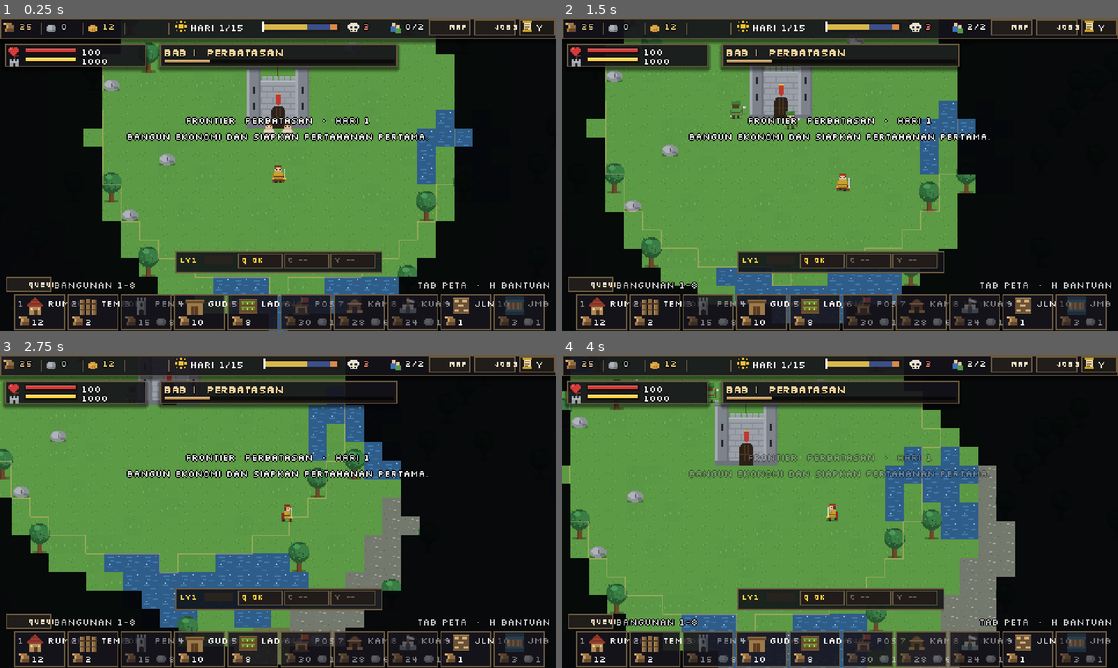
Above: before the commit, frames 1-4 (two rows, left to right).
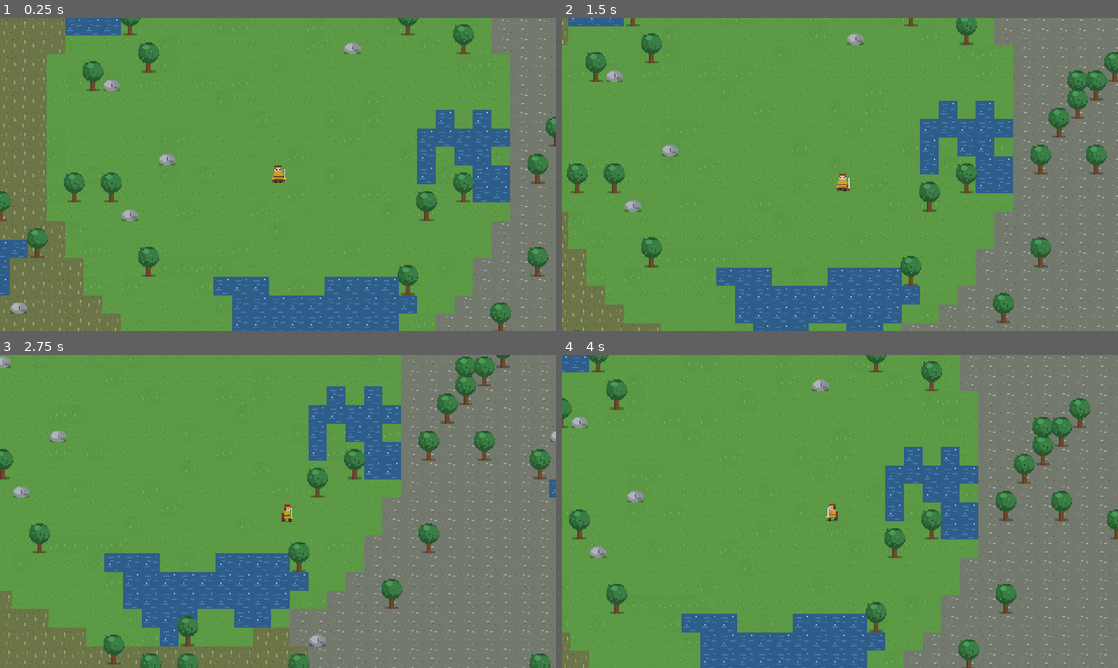
Above: after the commit, the same moments.

Repository: shimleabyte/hold-the-keep
Game: Godot game, scene res://scenes/main.tscn
Two runs of this game, one before a commit and one after it. Both use one fixed random seed, a clock stepped at 60 frames per second and the inputs below.
Inputs (mouse positions are in pixels of both pictures, inside the frame that each line leads up to):
- Up to frame 1 (0.25 s): no input
- Up to frame 2 (1.5 s): tap Enter at 0.5 s; move the mouse to (962, 158) at 0.52 s; hold D (move_right) 0.53-1.28 s; tap T at 0.6 s; click (962, 158) at 0.67 s; tap Space at 0.77 s; tap M at 0.8, 1.35 s; move the mouse to (728, 190) at 1.27 s; hold S (move_down) from 1.28 s (still down)
- Up to frame 3 (2.75 s): tap Space at 1.52 s; tap K at 1.55, 2.1 s; move the mouse to (333, 442) at 2.02 s; release S (move_down) at 2.03 s; hold D (move_right) from 2.03 s (still down); tap B at 2.3 s
- Up to frame 4 (4 s): move the mouse to (812, 574) at 2.77 s; release D (move_right) at 2.78 s; hold W (move_up) 2.78-3.53 s; tap B at 2.85 s; click (812, 574) at 2.92 s; tap Space at 3.02, 3.77 s; tap J at 3.05, 3.6 s; move the mouse to (1006, 558) at 3.52 s; hold A (move_left) from 3.53 s (still down); tap R at 3.8 s

The runs differ from the first frame. In frame 1, 62% of the frame differs, in the area x 0-100%, y 0-100%; in frame 2, 63%; in frame 3, 60%; in frame 4, 54%.
Error after the commit: Parse Error: Could not resolve external class member "TEXTURES". (res://scripts/systems/build_system.gd:305)

Commit message:
Add Hunter role, Lodge workplace and quota controls

Diff:
--- a/data/buildings.json
+++ b/data/buildings.json
@@ -327,6 +327,35 @@
     }
   },
   {
+    "id": "hunting_lodge",
+    "name": "Pondok Pemburu",
+    "short": "BURU",
+    "size": [
+      3,
+      2
+    ],
+    "cost": {
+      "wood": 26,
+      "stone": 8
+    },
+    "hp": 180,
+    "color": "#8c6948",
+    "workplaces": {
+      "hunter": 2
+    },
+    "work_radius": 18,
+    "repair_cost": {
+      "wood": 1
+    },
+    "visual": {
+      "material": "weathered timber and hide",
+      "feature": "hunting_lodge_trophy_rack",
+      "primary": "#896747",
+      "accent": "#c69a60",
+      "shadow": "#3a2a20"
+    }
+  },
+  {
     "id": "road",
     "name": "Jalan",
     "short": "JLN",
--- a/scripts/entities/building.gd
+++ b/scripts/entities/building.gd
@@ -16,6 +16,7 @@
     "lumber_camp": preload("res://assets/sprites/lumber_camp.svg"),
     "quarry": preload("res://assets/sprites/quarry.svg"),
     "granary": preload("res://assets/sprites/granary.svg"),
+    "hunting_lodge": preload("res://assets/sprites/hunting_lodge.svg"),
 }
 const ARROW_SCRIPT := preload("res://scripts/entities/arrow.gd")
 const BuildingVisual := preload("res://scripts/entities/building_visual_identity.gd")
--- a/scripts/entities/building_visual_identity.gd
+++ b/scripts/entities/building_visual_identity.gd
@@ -5,7 +5,8 @@
 const SUPPORTED_FEATURES := [
     "keep_banner", "house_gable", "wall_stakes", "tower_battlements",
     "storage_shutters", "farm_crop_rows", "stone_mortar", "forge_embers",
-    "outpost_signal", "road_ruts", "bridge_planks", "lumber_logs", "quarry_cart", "granary_wheat_sacks"
+    "outpost_signal", "road_ruts", "bridge_planks", "lumber_logs", "quarry_cart", "granary_wheat_sacks",
+    "hunting_lodge_trophy_rack"
 ]
 
 
@@ -140,6 +141,14 @@
             canvas.draw_line(Vector2(-half_width + 13.0, top + 7.0), Vector2(-half_width + 13.0, top + 2.0), accent, 1.0)
             canvas.draw_line(Vector2(-half_width + 13.0, top + 3.0), Vector2(-half_width + 9.0, top + 5.0), accent, 1.0)
             canvas.draw_line(Vector2(-half_width + 13.0, top + 3.0), Vector2(-half_width + 17.0, top + 5.0), accent, 1.0)
+        "hunting_lodge_trophy_rack":
+            var rack_y := top + 11.0
+            canvas.draw_line(Vector2(-half_width + 5.0, rack_y), Vector2(half_width - 5.0, rack_y), shadow, 2.0)
+            for antler_x in [-half_width + 10.0, half_width - 10.0]:
+                canvas.draw_line(Vector2(antler_x, rack_y), Vector2(antler_x - 3.0, rack_y - 5.0), accent, 1.5)
+                canvas.draw_line(Vector2(antler_x - 3.0, rack_y - 5.0), Vector2(antler_x - 5.0, rack_y - 3.0), accent, 1.0)
+                canvas.draw_line(Vector2(antler_x - 3.0, rack_y - 5.0), Vector2(antler_x - 1.0, rack_y - 7.0), accent, 1.0)
+            canvas.draw_rect(Rect2(-3.0, rack_y + 2.0, 6.0, 5.0), primary)
 
     _draw_damage(canvas, building_id, visual, half_width, top, sprite_size.y, stage)
 
--- a/scripts/entities/villager.gd
+++ b/scripts/entities/villager.gd
@@ -15,6 +15,7 @@
     "miner": preload("res://assets/sprites/villager_miner.svg"),
     "farmer": preload("res://assets/sprites/villager_farmer.svg"),
     "builder": preload("res://assets/sprites/villager_miner.svg"),
+    "hunter": preload("res://assets/sprites/villager_hunter.svg"),
     "soldier": preload("res://assets/sprites/villager_soldier.svg"),
 }
 
@@ -158,8 +159,11 @@
     _expedition_target = null
     var old_max := max_hp
     job = j
-    if job == "builder" and not _claim_workplace("builder"):
+    if job in ["builder", "hunter"] and not _claim_workplace(job):
         job = ""
+        remove_from_group("defenders")
+        max_hp = _hp_cap_for("")
+        hp = clampi(roundi(float(hp) * max_hp / maxi(1, old_max)), 1, max_hp)
         state = State.IDLE
         return false
     if job == "soldier":
@@ -739,6 +743,15 @@
                 var in_work_area := _is_in_workplace_radius(n) if has_valid_workplace() else _is_in_work_radius(n)
                 if n.yield_kind == kind and n.is_available(self) and in_work_area and not _bad.has(n):
                     cands.append(n)
+        "hunter":
+            if not has_valid_workplace():
+                _release_workplace()
+                if not _claim_workplace("hunter"):
+                    return
+            for wildlife in get_tree().get_nodes_in_group("wildlife"):
+                if wildlife.yield_kind == "food" and wildlife.is_available(self) \
+                        and _is_in_workplace_radius(wildlife) and not _bad.has(wildlife):
+                    cands.append(wildlife)
         "farmer":
             for f in get_tree().get_nodes_in_group("farms"):
                 if f.free_slots("farmer") > 0 and _is_in_work_radius(f) and not _bad.has(f):
@@ -1048,6 +1061,8 @@
             return Color("#8a8f98")
         "farmer":
             return Color("#d6b13c")
+        "hunter":
+            return Color("#b77c43")
         "soldier":
             return Color("#3f6fb5")
     return Color("#d9d2c3")
--- a/scripts/systems/village.gd
+++ b/scripts/systems/village.gd
@@ -1,6 +1,6 @@
 extends Node
 ## Population, labor occupations, military specializations and workplace assignment.
-## T/M/K/R/B changes job quotas; Alt + job key raises priority, Alt + Shift + key lowers it.
+## T/M/K/B/J/R changes job quotas; Alt + job key raises priority, Alt + Shift + key lowers it.
 
 const VILLAGER_SCRIPT := preload("res://scripts/entities/villager.gd")
 
@@ -8,13 +8,13 @@
 const SPAWN_FOOD := 8
 const UPKEEP := 2  # makanan per penduduk per hari
 const MAX_QUOTA := 20
-const JOBS := ["woodcutter", "miner", "farmer", "builder", "soldier"]
-const KEY_TO_JOB := {KEY_T: "woodcutter", KEY_M: "miner", KEY_K: "farmer", KEY_B: "builder", KEY_R: "soldier"}
+const JOBS := ["woodcutter", "miner", "farmer", "builder", "hunter", "soldier"]
+const KEY_TO_JOB := {KEY_T: "woodcutter", KEY_M: "miner", KEY_K: "farmer", KEY_B: "builder", KEY_J: "hunter", KEY_R: "soldier"}
 
 var world
 var nav
-var quota := {"woodcutter": 1, "miner": 0, "farmer": 0, "builder": 0, "soldier": 0}
-var job_priority: Array[String] = ["woodcutter", "miner", "farmer", "builder", "soldier"]
+var quota := {"woodcutter": 1, "miner": 0, "farmer": 0, "builder": 0, "hunter": 0, "soldier": 0}
+var job_priority: Array[String] = ["woodcutter", "miner", "farmer", "builder", "hunter", "soldier"]
 
 var _spawn_t := 0.0
 var _assign_t := 0.0
@@ -141,7 +141,7 @@
 func assign_jobs() -> void:
     var vs := villagers()
     for villager in vs:
-        if villager.job == "builder" and not villager.has_valid_workplace():
+        if villager.job in ["builder", "hunter"] and not villager.has_valid_workplace():
             villager.set_job("")
 
     for job_name in JOBS:
--- a/scripts/ui/hud.gd
+++ b/scripts/ui/hud.gd
@@ -34,9 +34,11 @@
     "lumber_camp": preload("res://assets/sprites/icon_lumber_camp.svg"),
     "quarry": preload("res://assets/sprites/icon_quarry.svg"),
     "granary": preload("res://assets/sprites/icon_granary.svg"),
+    "hunting_lodge": preload("res://assets/sprites/icon_hunting_lodge.svg"),
+    "bow": preload("res://assets/sprites/icon_bow.svg"),
 }
-const JOBS := ["woodcutter", "miner", "farmer", "builder", "soldier"]
-const JOB_ICONS := {"woodcutter": "axe", "miner": "pick", "farmer": "wheat", "builder": "hammer", "soldier": "sword"}
+const JOBS := ["woodcutter", "miner", "farmer", "builder", "hunter", "soldier"]
+const JOB_ICONS := {"woodcutter": "axe", "miner": "pick", "farmer": "wheat", "builder": "hammer", "hunter": "bow", "soldier": "sword"}
 const PANEL_BG := Color(0.09, 0.08, 0.11, 0.82)
 const PANEL_BORDER := Color("#6b5a40")
 const GOLD := Color("#ffd23f")
@@ -56,10 +58,10 @@
     ["N / QUEUE", "ANTREAN KONSTRUKSI"],
     ["KLIK KIRI", "PASANG BANGUNAN"],
     ["KLIK KANAN", "BATAL / BONGKAR"],
-    ["T M K R B", "TAMBAH JOB"],
+    ["T M K B J R", "TAMBAH JOB"],
     ["G", "SERBU / TARIK PRAJURIT"],
-    ["SHIFT + T M K R B", "KURANGI JOB"],
-    ["ALT + T/M/K/R/B", "NAIKKAN PRIORITAS"],
+    ["SHIFT + T M K B J R", "KURANGI JOB"],
+    ["ALT + T/M/K/B/J/R", "NAIKKAN PRIORITAS"],
     ["ALT + SHIFT + KEY", "TURUNKAN PRIORITAS"],
     ["KLIK + / -", "UBAH KUOTA JOB"],
     ["P / ESC", "MENU"],
@@ -355,7 +357,7 @@
     add_child(_combat_bar)
 
 func _build_jobs() -> void:
-    _jobs_panel = _panel(Vector2(400, 22), Vector2(76, 84))
+    _jobs_panel = _panel(Vector2(400, 22), Vector2(76, 96))
     for i in JOBS.size():
         var row := JobRow.new()
         row.job = JOBS[i]
@@ -370,7 +372,7 @@
     _outpost_button = HudChip.new()
     _outpost_button.label = "POS"
     _outpost_button.font = _font
-    _outpost_button.position = Vector2(2, 67)
+    _outpost_button.position = Vector2(2, 80)
     _outpost_button.size = Vector2(72, 13)
     _outpost_button.pressed.connect(_toggle_outposts)
     _jobs_panel.add_child(_outpost_button)
